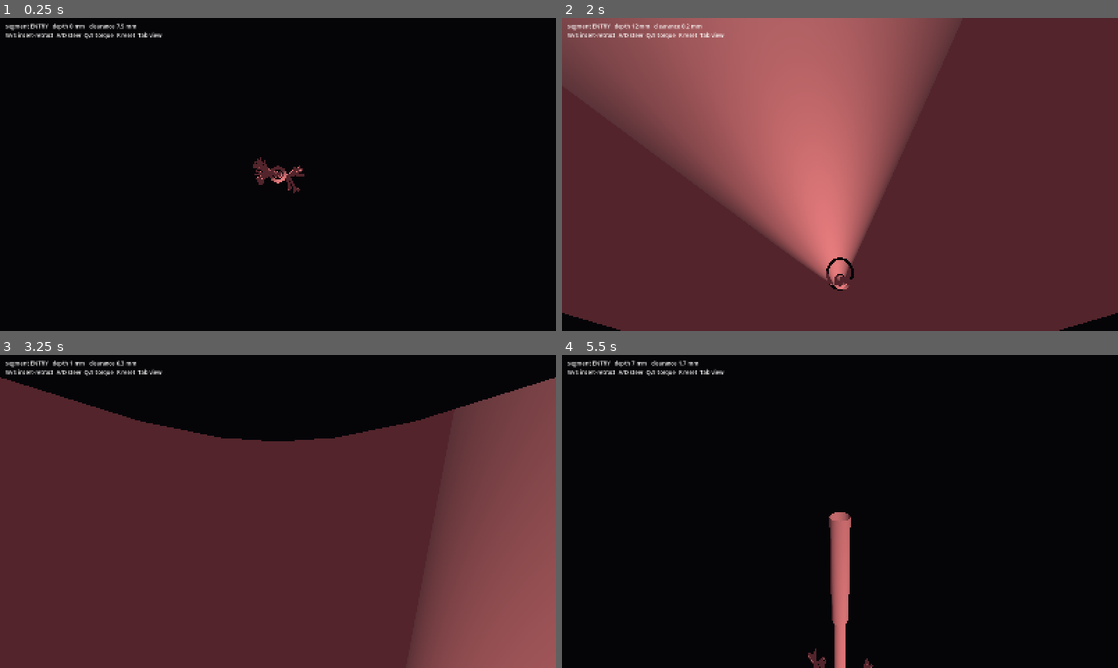
Above: before the commit, frames 1-4 (two rows, left to right).
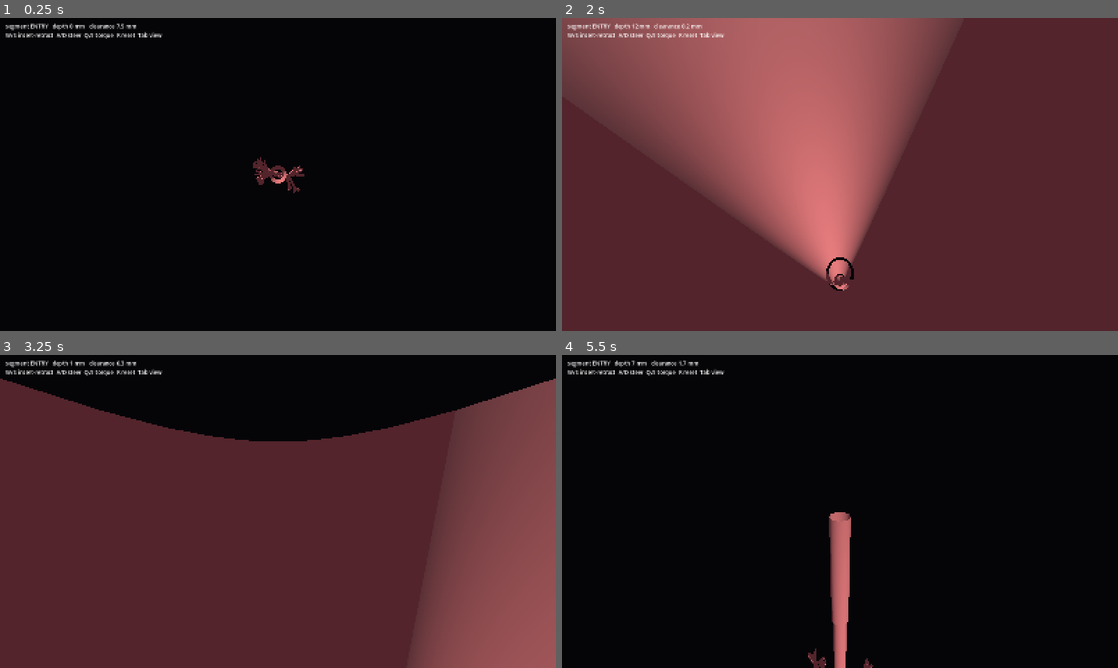
Above: after the commit, the same moments.

Repository: tareko/bronchoscopy-simulator
Game: Godot game, scene res://src/main.tscn
Two runs of this game, one before a commit and one after it. Both use one fixed random seed, a clock stepped at 60 frames per second and the inputs below.
Inputs:
- Up to frame 1 (0.25 s): no input
- Up to frame 2 (2 s): tap Enter at 0.5 s; hold D (sim_deflect_right) 0.53-1.28 s; hold W (sim_insert) 0.53-1.28 s; hold A (sim_deflect_left) from 1.28 s (still down); tap Tab (sim_toggle_view) at 1.35 s
- Up to frame 3 (3.25 s): release A (sim_deflect_left) at 2.03 s; hold S (sim_withdraw) 2.03-2.78 s; hold D (sim_deflect_right) from 2.03 s (still down); tap W (sim_insert) at 2.85 s
- Up to frame 4 (5.5 s): tap R (sim_reset) at 3.5, 5 s; release D (sim_deflect_right) at 3.53 s; hold A (sim_deflect_left) from 3.53 s (still down); tap Tab (sim_toggle_view) at 3.6 s; tap S (sim_withdraw) at 4.35 s; hold W (sim_insert) from 5.03 s (still down)

The runs differ from the first frame. In frame 1, less than 0.1% of the frame differs, in the area x 45-51%, y 46-53%; in frame 2, 0.6%, in the area x 0-100%, y 76-100%; in frame 3, 0.3%; in frame 4, less than 0.1%.

Commit message:
media: engine-rendered demo video
34 s 1080p30 H.264 (1.1 MB) generated frame-by-frame by src/demo/demo_recorder.gd
and encoded by tools/render_demo.sh; nothing is screen-captured, so no dropped
frames or tearing.

Sequence: hologram title over the bronchial skeleton, the scope's recorded path
drawing down the trachea with a live HUD (segment, depth, DC/SP/PT), closing card
with the repo URL. The demo recorder drives the same AirwayTree, Endoscope and
ProcedureLog the simulator uses, with the pure-pursuit autopilot from the test
suite, so the path shown is a real simulated procedure.

Honest limitation: the through-the-lens endoscopic shot was abandoned after
review because overlapping per-segment tubes are visible at every bifurcation
and read as broken geometry. Fixing that needs merged branch geometry (CSG or a
proper airway surface), which is a modelling task, not a capture setting. The
video therefore shows the path visualisation instead of a fake endoscope view.

Diff:
--- a/src/anatomy/airway_mesh_builder.gd
+++ b/src/anatomy/airway_mesh_builder.gd
@@ -9,8 +9,8 @@
 ## keeps the repository free of large binary meshes and lets CT-derived trees
 ## use exactly the same renderer.
 
-const RADIAL_SEGMENTS := 14
-const SLICES_PER_SEGMENT := 3
+const RADIAL_SEGMENTS := 24
+const SLICES_PER_SEGMENT := 4
 const JOINT_OVERLAP := 0.35   ## fraction of the radius added at each end
 
 
--- /dev/null
+++ b/src/demo/airway_tissue.gdshader
@@ -0,0 +1,27 @@
+shader_type spatial;
+render_mode blend_mix, cull_disabled, depth_draw_opaque, specular_schlick_ggx;
+
+// Procedural mucosa: warm tissue with mottling and a soft rim, so the airway
+// reads as flesh rather than a painted pipe. Demo-only; the engine keeps a
+// plain material so the simulator stays cheap.
+uniform vec3 base_colour : source_color = vec3(0.58, 0.26, 0.24);
+uniform vec3 deep_colour : source_color = vec3(0.19, 0.06, 0.07);
+uniform float mottle_scale = 900.0;
+
+float hash(vec3 p) {
+	return fract(sin(dot(p, vec3(12.9898, 78.233, 37.719))) * 43758.5453);
+}
+
+void fragment() {
+	vec3 world_pos = (INV_VIEW_MATRIX * vec4(VERTEX, 1.0)).xyz;
+	float n = hash(floor(world_pos * mottle_scale));
+	float n2 = hash(floor(world_pos * mottle_scale * 0.31));
+	vec3 colour = mix(deep_colour, base_colour, 0.55 + 0.30 * n + 0.15 * n2);
+
+	ALBEDO = colour;
+	ROUGHNESS = 0.82;
+	SPECULAR = 0.22;
+
+	float rim = pow(1.0 - clamp(dot(NORMAL, VIEW), 0.0, 1.0), 3.0);
+	EMISSION = vec3(0.30, 0.10, 0.09) * rim * 0.55;
+}
--- /dev/null
+++ b/src/demo/demo.tscn
@@ -0,0 +1,6 @@
+[gd_scene load_steps=2 format=3]
+
+[ext_resource type="Script" path="res://src/demo/demo_recorder.gd" id="1_demo"]
+
+[node name="Demo" type="Node3D"]
+script = ExtResource("1_demo")
--- /dev/null
+++ b/src/demo/demo_recorder.gd
@@ -0,0 +1,444 @@
+extends Node3D
+
+## Deterministic demo renderer: runs the simulator, draws a scripted sequence,
+## and saves every frame as a PNG for ffmpeg. No real-time capture, so nothing
+## is dropped or torn.
+##
+##   godot --path . res://src/demo/demo.tscn
+##
+## Env overrides (for quick tests): DEMO_FRAMES, DEMO_W, DEMO_H, DEMO_OUT.
+
+const AirwayTreeScript := preload("res://src/anatomy/airway_tree.gd")
+const EndoscopeScript := preload("res://src/scope/endoscope.gd")
+const ProcedureLogScript := preload("res://src/metrics/procedure_log.gd")
+const TREE_PATH := "res://assets/anatomy/generic_adult.json"
+const MM := 0.001
+
+var width := 1920
+var height := 1080
+var fps := 30
+var total_frames := 1020
+var out_dir := "res://video/frames"
+
+var tree: AirwayTree
+var scope: Endoscope
+var log: ProcedureLog
+
+var sub: SubViewport
+var world: Node3D
+var external_cam: Camera3D
+var scope_cam: Camera3D
+var path_lines: MeshInstance3D
+var tip_marker: MeshInstance3D
+var airway: MeshInstance3D
+var skeleton: MeshInstance3D
+var _centre := Vector3.ZERO
+var _extent := 0.3
+var hud_title: Label
+var hud_segment: Label
+var hud_stats: Label
+var hud_caption: Label
+
+var _caption := ""
+var _caption_since := 0.0
+var _reached := false
+var _reach_time := -1.0
+var _stuck := 0
+
+
+func _ready() -> void:
+	var env := OS.get_environment
+	width = int(env.call("DEMO_W")) if env.call("DEMO_W") != "" else width
+	height = int(env.call("DEMO_H")) if env.call("DEMO_H") != "" else height
+	total_frames = int(env.call("DEMO_FRAMES")) if env.call("DEMO_FRAMES") != "" else total_frames
+	out_dir = env.call("DEMO_OUT") if env.call("DEMO_OUT") != "" else out_dir
+	DirAccess.make_dir_recursive_absolute(ProjectSettings.globalize_path(out_dir))
+
+	tree = AirwayTreeScript.new()
+	if tree.load_from_file(TREE_PATH) != OK:
+		push_error("demo: could not load the airway tree")
+		get_tree().quit(1)
+		return
+	scope = EndoscopeScript.new()
+	scope.tree = tree
+	scope.scope_radius_mm = 2.45
+	scope.reset()
+
+	log = ProcedureLogScript.new()
+	log.start("demo", tree.name, "", tree.bronchopulmonary_segments())
+
+	_build_stage()
+	_run()
+
+
+func _build_stage() -> void:
+	sub = SubViewport.new()
+	sub.size = Vector2i(width, height)
+	sub.render_target_update_mode = SubViewport.UPDATE_ALWAYS
+	sub.own_world_3d = false
+	add_child(sub)
+
+	world = Node3D.new()
+	sub.add_child(world)
+
+	var tissue := ShaderMaterial.new()
+	tissue.shader = load("res://src/demo/airway_tissue.gdshader")
+	airway = MeshInstance3D.new()
+	airway.mesh = AirwayMeshBuilder.build(tree, AirwayMeshBuilder.default_material())
+	airway.material_override = tissue
+	airway.scale = Vector3.ONE * MM
+	world.add_child(airway)
+	_bounds()
+
+	var skeleton_mat := StandardMaterial3D.new()
+	skeleton_mat.shading_mode = BaseMaterial3D.SHADING_MODE_UNSHADED
+	skeleton_mat.albedo_color = Color(0.36, 0.94, 0.86)
+	skeleton_mat.emission_enabled = true
+	skeleton_mat.emission = Color(0.2, 0.9, 0.8)
+	skeleton_mat.emission_energy_multiplier = 1.6
+	skeleton = MeshInstance3D.new()
+	skeleton.mesh = _skeleton_mesh()
+	skeleton.material_override = skeleton_mat
+	skeleton.scale = Vector3.ONE * MM
+	skeleton.visible = false
+	world.add_child(skeleton)
+
+	tip_marker = MeshInstance3D.new()
+	var marker_mat := StandardMaterial3D.new()
+	marker_mat.shading_mode = BaseMaterial3D.SHADING_MODE_UNSHADED
+	marker_mat.albedo_color = Color(1.0, 0.72, 0.30)
+	marker_mat.emission_enabled = true
+	marker_mat.emission = Color(1.0, 0.55, 0.15)
+	marker_mat.emission_energy_multiplier = 3.0
+	var sphere := SphereMesh.new()
+	sphere.radius = 0.0032
+	sphere.height = 0.0064
+	tip_marker.mesh = sphere
+	tip_marker.material_override = marker_mat
+	tip_marker.visible = false
+	world.add_child(tip_marker)
+
+	path_lines = MeshInstance3D.new()
+	path_lines.top_level = true
+	var path_mat := StandardMaterial3D.new()
+	path_mat.shading_mode = BaseMaterial3D.SHADING_MODE_UNSHADED
+	path_mat.albedo_color = Color(1.0, 0.55, 0.25)
+	path_mat.no_depth_test = true
+	path_lines.material_override = path_mat
+	world.add_child(path_lines)
+
+	var light := DirectionalLight3D.new()
+	light.rotation_degrees = Vector3(-50, 25, 0)
+	light.light_energy = 1.0
+	light.shadow_enabled = false
+	world.add_child(light)
+
+	var we := WorldEnvironment.new()
+	var environment := Environment.new()
+	environment.background_mode = Environment.BG_COLOR
+	environment.background_color = Color(0.015, 0.02, 0.03)
+	environment.ambient_light_source = Environment.AMBIENT_SOURCE_COLOR
+	environment.ambient_light_color = Color(0.6, 0.55, 0.6)
+	environment.ambient_light_energy = 0.42
+	environment.glow_enabled = true
+	environment.glow_intensity = 0.5
+	we.environment = environment
+	world.add_child(we)
+
+	external_cam = Camera3D.new()
+	external_cam.fov = 42.0
+	external_cam.near = 0.001
+	external_cam.far = 5.0
+	world.add_child(external_cam)
+
+	scope_cam = Camera3D.new()
+	scope_cam.fov = 92.0
+	scope_cam.near = 0.0005
+	scope_cam.far = 1.0
+	world.add_child(scope_cam)
+
+	# The bronchoscope's own light: small warm spot at the tip. This is what
+	# makes the endoscopic view read as an instrument view rather than a tunnel.
+	var torch := SpotLight3D.new()
+	torch.position = Vector3(0, 0, -0.004)
+	torch.light_color = Color(1.0, 0.94, 0.86)
+	torch.light_energy = 4.5
+	torch.spot_range = 0.13
+	torch.spot_angle = 58.0
+	torch.spot_attenuation = 1.2
+	torch.shadow_enabled = false
+	scope_cam.add_child(torch)
+
+	var layer := CanvasLayer.new()
+	sub.add_child(layer)
+
+	hud_title = _label(layer, 58, Color(0.96, 0.98, 1.0), Vector2(120, height * 0.40), width - 240)
+	hud_title.horizontal_alignment = HORIZONTAL_ALIGNMENT_CENTER
+	hud_caption = _label(layer, 26, Color(0.85, 0.93, 0.95), Vector2(120, height - 64), width - 240)
+	hud_caption.horizontal_alignment = HORIZONTAL_ALIGNMENT_CENTER
+	hud_segment = _label(layer, 26, Color(0.62, 0.92, 0.86), Vector2(48, height - 132), 760)
+	hud_stats = _label(layer, 22, Color(0.78, 0.84, 0.9), Vector2(width - 460, height - 126), 412)
+	hud_stats.horizontal_alignment = HORIZONTAL_ALIGNMENT_RIGHT
+
+
+func _label(parent: Node, size: int, colour: Color, pos: Vector2, wide: int) -> Label:
+	var label := Label.new()
+	label.autowrap_mode = TextServer.AUTOWRAP_WORD_SMART
+	label.add_theme_font_size_override("font_size", size)
+	label.add_theme_color_override("font_color", colour)
+	label.position = pos
+	label.size = Vector2(wide, size * 3)
+	label.visible = false
+	parent.add_child(label)
+	return label
+
+
+## Camera framing: centroid and radius of the whole tree, in metres.
+func _bounds() -> void:
+	var lo := Vector3(INF, INF, INF)
+	var hi := Vector3(-INF, -INF, -INF)
+	for node in tree.nodes:
+		for key in ["start_mm", "position_mm"]:
+			var v: Variant = node.get(key, null)
+			if typeof(v) != TYPE_ARRAY:
+				continue
+			var p := Vector3(float(v[0]), float(v[1]), float(v[2]))
+			lo = lo.min(p)
+			hi = hi.max(p)
+	_centre = (lo + hi) * 0.5 * MM
+	_extent = maxf((hi - lo).x, maxf((hi - lo).y, (hi - lo).z)) * MM
+
+
+func _skeleton_mesh() -> ArrayMesh:
+	var st := SurfaceTool.new()
+	st.begin(Mesh.PRIMITIVE_LINES)
+	for node in tree.nodes:
+		var label := str(node["label"])
+		st.add_vertex(tree.start_of(label))
+		st.add_vertex(tree.end_of(label))
+	return st.commit()
+
+
+func _run() -> void:
+	var dt := 1.0 / float(fps)
+	for frame in total_frames:
+		var t := float(frame) / float(fps)
+		_direct(t, dt)
+		await RenderingServer.frame_post_draw
+		var image := sub.get_texture().get_image()
+		image.save_png("%s/%05d.png" % [out_dir, frame])
+		if frame % 120 == 0:
+			print("demo: frame %d/%d" % [frame, total_frames])
+	print("demo: done -> ", out_dir)
+	get_tree().quit(0)
+
+
+func _direct(t: float, dt: float) -> void:
+	const ENDOSCOPIC_FROM := 8.0
+	var endoscopic_from := ENDOSCOPIC_FROM
+	var closing_from := maxf(float(total_frames) / float(fps) - 4.0, ENDOSCOPIC_FROM + 6.0)
+
+	# ---- pre-roll: advance to the carina while the title plays -------------
+	if t < endoscopic_from and scope.get_insertion_depth_mm() < 238.0:
+		scope.advance(6.0, 0.0, 0.0, dt)
+		scope_cam.global_position = scope.get_tip() * MM
+		path_lines.visible = false
+
+	# ---- camera and text state -------------------------------------------
+	if t < endoscopic_from:
+		_shot_title(t)
+	elif t < closing_from:
+		_shot_scope(t, dt)
+	else:
+		_shot_closing(t)
+
+	# ---- captions ---------------------------------------------------------
+	var caption := ""
+	if t < 3.6:
+		caption = "Open-source VR bronchoscopy training  ·  Godot 4 + OpenXR  ·  Linux"
+	elif t < 6.2:
+		caption = "18 bronchopulmonary segments, by name and depth"
+	elif t < endoscopic_from:
+		caption = "Print the handle, or play with two Vive wands"
+	elif t < 14.0:
+		caption = "The scope's actual path through the bronchial tree"
+	elif t < 22.0:
+		caption = "Hold grip to insert  ·  trackpad to deflect  ·  wrist to torque"
+	elif t < 30.0:
+		caption = "Eight clinical cases: anatomy, lesion, bleeding, foreign body…"
+	# the closing card owns its own caption
+	if t < closing_from:
+		_set_caption(caption, t)
+
+	hud_stats.text = "DC  %2d / 18\nSP  %2d\nPT  %5.1f s" % [
+		log.diagnostic_completeness(), log.structured_progress(), log.elapsed_s()]
+
+
+func _shot_title(t: float) -> void:
+	if tip_marker != null:
+		tip_marker.visible = false
+	airway.visible = false
+	skeleton.visible = true
+	external_cam.current = true
+	var angle := t * 0.30
+	var radius := _extent * 1.55 + 0.06 - minf(t, 6.0) * 0.004
+	external_cam.global_position = _centre + Vector3(cos(angle) * radius, 0.02, sin(angle) * radius)
+	external_cam.look_at(_centre, Vector3.UP)
+	hud_title.text = "BRONCHOSCOPY SIMULATOR" if t < 3.6 else ""
+	hud_title.visible = t < 3.6
+
+
+func _shot_scope(t: float, dt: float) -> void:
+	# Through-the-lens rendering exposes the overlapping segment tubes at every
+	# bifurcation, which reads as broken geometry. Show the recorded path
+	# against the bronchial skeleton instead: honest, legible, and it is the
+	# data the simulator actually produces.
+	skeleton.visible = true
+	airway.visible = false
+	path_lines.visible = true
+	external_cam.current = true
+
+	var insert := 0.0
+	var lever := 0.0
+	var roll := 0.0
+	if not _reached:
+		var cmd := _autopilot("RB6")
+		# Stop at the bronchus intermedius: wide enough to read on camera.
+		insert = 1.1 if scope.get_insertion_depth_mm() < 268.0 else 0.0
+		lever = cmd["lever"]
+		roll = cmd["roll"]
+		if tree.is_descendant_of(scope.get_current_label(), "RB6"):
+			_reached = true
+			_reach_time = t
+	elif t < _reach_time + 3.0:
+		lever = 0.25 * sin(t * 2.0)   # gentle inspection sweep
+	else:
+		insert = -2.4                  # withdraw for the closing shot
+
+	var report := scope.advance(insert, lever, roll, dt)
+	log.track_frame(dt, report)
+	_update_path_lines()
+	tip_marker.visible = true
+	tip_marker.global_position = scope.get_tip() * MM
+
+	hud_segment.visible = true
+	hud_stats.visible = true
+	var label := scope.get_current_label()
+	hud_segment.text = "%s   %s\n%.0f mm from incisors" % [
+		label if not label.is_empty() else "—",
+		_tree_name(label),
+		scope.get_insertion_depth_mm()]
+
+
+func _shot_closing(t: float) -> void:
+	airway.visible = false
+	skeleton.visible = true
+	external_cam.current = true
+	var angle := 1.4 + t * 0.22
+	var radius := _extent * 1.5 + 0.06
+	external_cam.global_position = _centre + Vector3(cos(angle) * radius, 0.03, sin(angle) * radius)
+	external_cam.look_at(_centre, Vector3.UP)
+	hud_title.text = "github.com/tareko/bronchoscopy-simulator"
+	hud_title.visible = true
+	hud_segment.visible = false
+	hud_stats.visible = false
+	hud_caption.text = "MIT licensed  ·  runs offline on Linux  ·  wands or printed prop"
+	hud_caption.modulate.a = 1.0
+	hud_caption.visible = true
+	_update_path_lines()
+	path_lines.visible = true
+	tip_marker.visible = true
+	tip_marker.global_position = scope.get_tip() * MM
+
+
+func _update_scope_camera() -> void:
+	# Centre the virtual optics on the lumen rather than on the tip: a real tip
+	# clamped against a 3 mm wall fills the frame with wall and reads as a bug.
+	var hit := tree.nearest_on_centerline(scope.get_tip())
+	var dir: Vector3 = Vector3(hit.get("axis_dir", Vector3.DOWN)).normalized()
+	var centre: Vector3 = Vector3(hit.get("on_axis", scope.get_tip())) * MM
+	scope_cam.global_position = centre - dir * 0.012
+	var up := Vector3.UP
+	if absf(dir.dot(Vector3.UP)) > 0.98:
+		up = Vector3.FORWARD
+	scope_cam.look_at(centre + dir * 0.04, up)
+
+
+func _update_path_lines() -> void:
+	var im := ImmediateMesh.new()
+	im.surface_begin(Mesh.PRIMITIVE_LINE_STRIP)
+	for point in scope.get_path():
+		im.surface_add_vertex(point * MM)
+	im.surface_end()
+	path_lines.mesh = im
+
+
+func _set_caption(text: String, t: float) -> void:
+	if text != _caption:
+		_caption = text
+		_caption_since = t
+		hud_caption.text = text
+	hud_caption.visible = not text.is_empty()
+	# fade in over 0.4 s
+	var age := t - _caption_since
+	hud_caption.modulate.a = clampf(age / 0.4, 0.0, 1.0)
+
+
+func _tree_name(label: String) -> String:
+	var node := tree.get_node_for(label)
+	return str(node.get("name", "")) if not node.is_empty() else ""
+
+
+# ---- pure-pursuit autopilot (same controller as the test suite) ----------
+func _autopilot(target: String) -> Dictionary:
+	var poly := PackedVector3Array()
+	for label in tree.route_to(target):
+		poly.append(tree.start_of(label))
+	poly.append(tree.end_of(target))
+	var look := _lookahead(poly, scope.get_tip(), 45.0)
+	var forward := scope.get_tip_direction()
+	var to_look := (look - scope.get_tip()).normalized()
+	if to_look.dot(forward) > 0.9995:
+		return {"lever": 0.0, "roll": 0.0}
+	var axis := forward.cross(to_look).normalized()
+	var sign := 1.0
+	if axis.dot(scope.bend_axis) < 0.0:
+		sign = -1.0
+	var target_axis := axis * sign
+	var roll_err := rad_to_deg(scope.bend_axis.signed_angle_to(target_axis, forward))
+	var lever := sign * clampf(forward.angle_to(to_look) / deg_to_rad(scope.max_deflection_deg), -1.0, 1.0)
+	return {"lever": lever, "roll": clampf(roll_err, -25.0, 25.0)}
+
+
+func _lookahead(poly: PackedVector3Array, tip: Vector3, lookahead_mm: float) -> Vector3:
+	if poly.size() < 2:
+		return tip
+	var best := 0.0
+	var best_dist := INF
+	var arc := 0.0
+	var total := 0.0
+	for i in range(1, poly.size()):
+		var a := poly[i - 1]
+		var b := poly[i]
+		var seg := a.distance_to(b)
+		if seg < 0.0001:
+			continue
+		var t := clampf((tip - a).dot(b - a) / (seg * seg), 0.0, 1.0)
+		var dist := tip.distance_to(a.lerp(b, t))
+		if dist < best_dist:
+			best_dist = dist
+			best = arc + seg * t
+		arc += seg
+		total = arc
+	var want := minf(best + lookahead_mm, total)
+	arc = 0.0
+	for i in range(1, poly.size()):
+		var a := poly[i - 1]
+		var b := poly[i]
+		var seg := a.distance_to(b)
+		if seg < 0.0001:
+			continue
+		if arc + seg >= want:
+			return a.lerp(b, (want - arc) / seg)
+		arc += seg
+	return poly[poly.size() - 1]
Binary file added: media/poster.png
Not shown, added: src/demo/airway_tissue.gdshader.uid
Not shown, added: src/demo/demo_recorder.gd.uid
Not shown, added: media/bronchoscopy-simulator-demo.mp4
Not shown, added: tools/render_demo.sh
